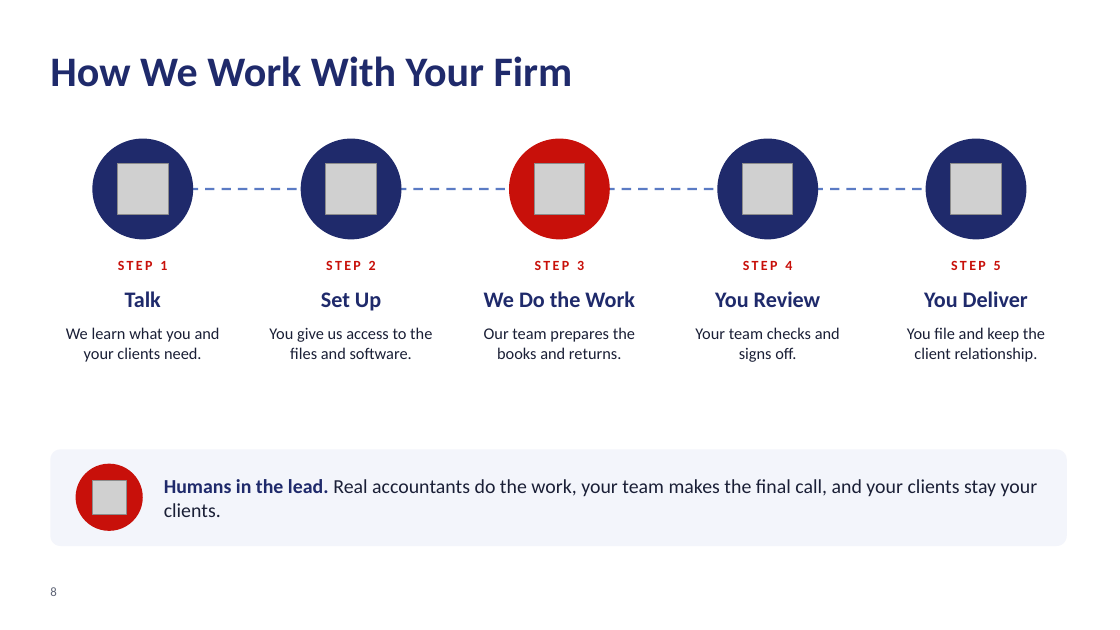
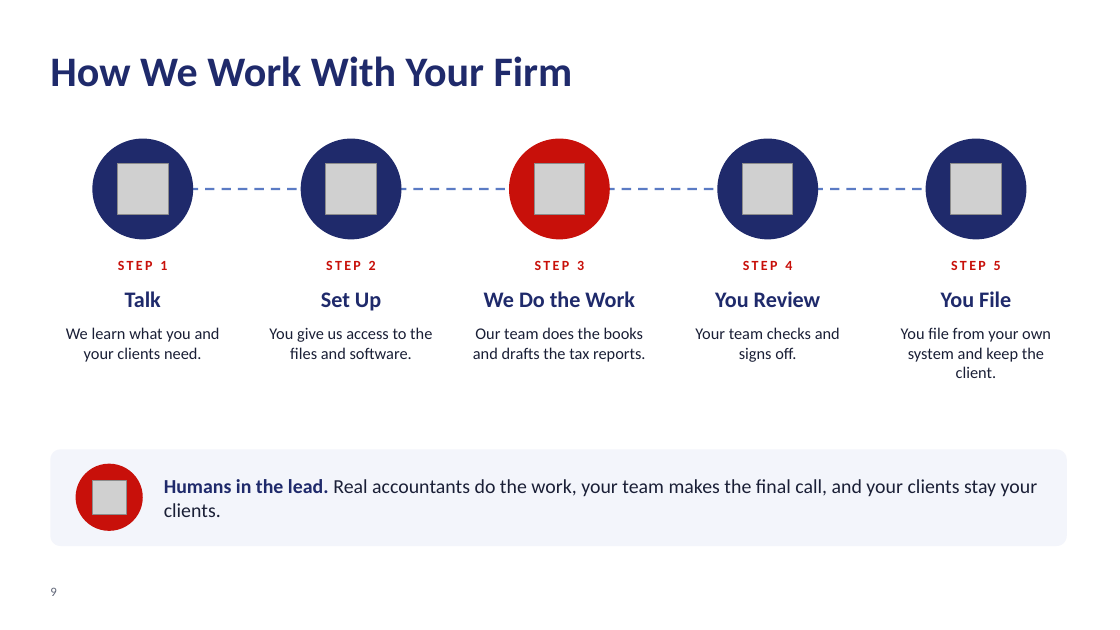
Before and after one commit to alvinjohnrheycamacho-source/Presentation-Deck, a slide deck: slide 9 of Lotus BPO - Conference Deck.pptx (slide 8 before the commit). Drawn at 1120x630 pixels with LibreOffice and Linux fonts; fonts in the diff are those of the drawing; grey boxes stand for pictures; background and template pictures are left out. Boxes give left, top, right and bottom in pixels: in the first picture for what was removed or moved away, otherwise in the second. Text is boxed around its words. In the diff, an @@ line names an element or a change of style, - is before the commit and + after.

```diff
--- a/Lotus BPO - Conference Deck.pptx
+++ b/Lotus BPO - Conference Deck.pptx
@@ text at (941, 291, 1011, 307): text changed @@
-You Deliver
+You File
@@ text at (473, 327, 646, 362): text changed @@
-Our team prepares the books and returns.
+Our team does the books and drafts the tax reports.
@@ text at (901, 327, 1051, 378): text changed @@
-You file and keep the client relationship.
+You file from your own system and keep the client.
@@ page number at (50, 587, 56, 596): text changed @@
-8
+9
```
Also in this commit, not shown: 4 other slides changed, 2 slides added, 1 slide removed, 1 other file.
